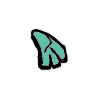
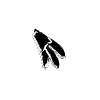
Two versions of the same layered image (w=100, h=100). Layer-by-layer changes:
added layer "Layer" above "hand-8.png" over bbox(32, 28, 66, 70)
hid "hand-8.png" over bbox(30, 28, 69, 71)
